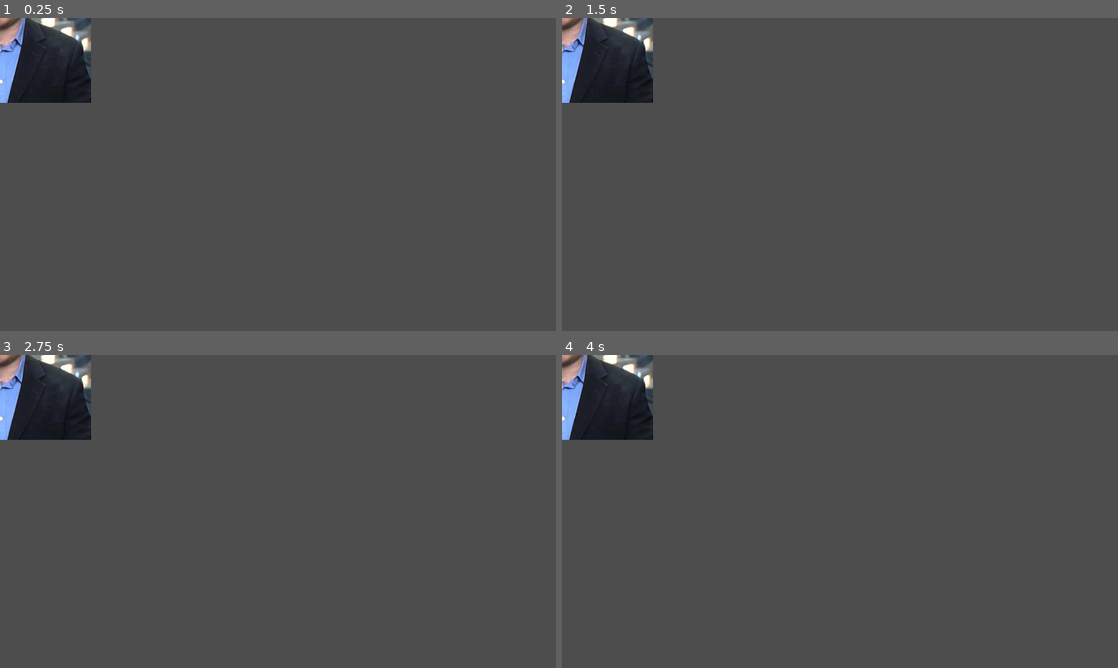
Above: before the commit, frames 1-4 (two rows, left to right).
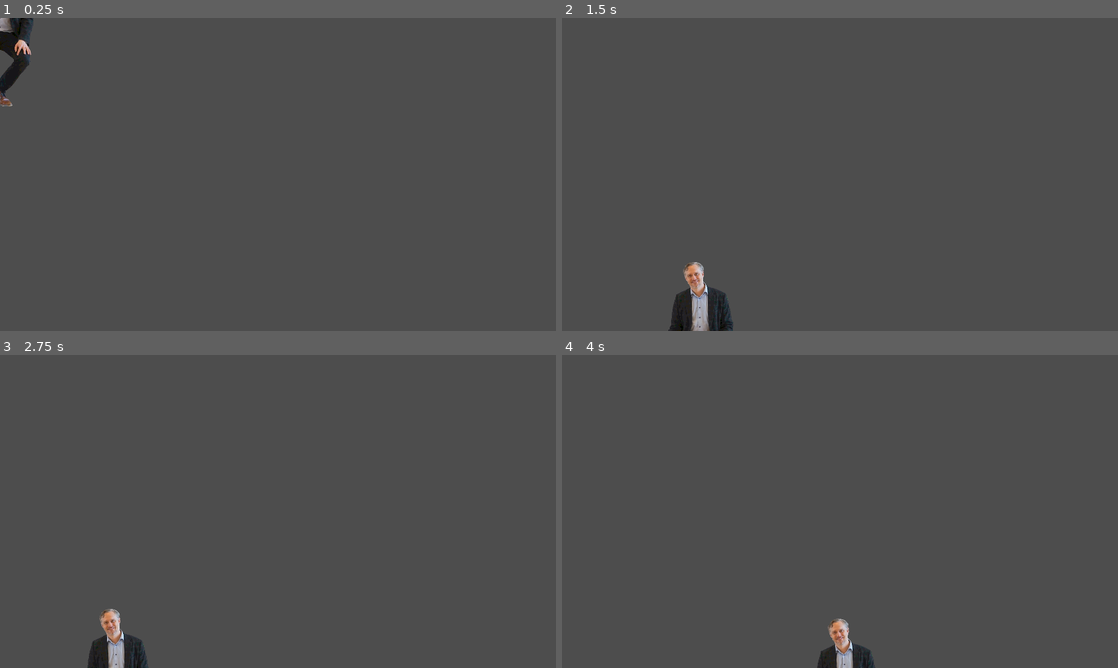
Above: after the commit, the same moments.

Repository: H4TK1D/Eepy-alex
Game: Godot game, scene res://scenes/player.tscn
Two runs of this game, one before a commit and one after it. Both use one fixed random seed, a clock stepped at 60 frames per second and the inputs below. Before the commit the project has no main scene; this scene is started directly in both runs.
Inputs:
- Up to frame 1 (0.25 s): no input
- Up to frame 2 (1.5 s): tap Enter (ui_accept) at 0.5, 0.6, 0.77, 1.07, 1.35 s; hold Right (ui_right) from 0.53 s (still down)
- Up to frame 3 (2.75 s): tap Enter (ui_accept) at 1.52, 1.82, 2.1 s; release Right (ui_right) at 2.03 s; hold Left (ui_left) from 2.03 s (still down)
- Up to frame 4 (4 s): release Left (ui_left) at 2.78 s; hold Right (ui_right) from 2.78 s (still down); tap Enter (ui_accept) at 2.85, 3.02, 3.32, 3.6, 3.77 s

The runs differ from the first frame. In frame 1, 4.0% of the frame differs, in the area x 0-17%, y 0-29%; in frame 2, 5.7%, in the area x 0-31%, y 0-100%; in frame 3, 5.4%; in frame 4, 5.1%.

Commit message:
Create player

Diff:
--- a/project.godot
+++ b/project.godot
@@ -11,6 +11,7 @@
 [application]
 
 config/name="Eepy-alex"
+run/main_scene="res://scenes/player.tscn"
 config/features=PackedStringArray("4.2", "Forward Plus")
 config/icon="res://icon.svg"
 
@@ -21,3 +22,21 @@
 [dotnet]
 
 project/assembly_name="Eepy-alex"
+
+[input]
+
+player_move_right={
+"deadzone": 0.5,
+"events": [Object(InputEventKey,"resource_local_to_scene":false,"resource_name":"","device":0,"window_id":0,"alt_pressed":false,"shift_pressed":false,"ctrl_pressed":false,"meta_pressed":false,"pressed":false,"keycode":0,"physical_keycode":4194321,"key_label":0,"unicode":0,"echo":false,"script":null)
+]
+}
+player_move_left={
+"deadzone": 0.5,
+"events": [Object(InputEventKey,"resource_local_to_scene":false,"resource_name":"","device":0,"window_id":0,"alt_pressed":false,"shift_pressed":false,"ctrl_pressed":false,"meta_pressed":false,"pressed":false,"keycode":0,"physical_keycode":4194319,"key_label":0,"unicode":0,"echo":false,"script":null)
+]
+}
+player_jump={
+"deadzone": 0.5,
+"events": [Object(InputEventKey,"resource_local_to_scene":false,"resource_name":"","device":0,"window_id":0,"alt_pressed":false,"shift_pressed":false,"ctrl_pressed":false,"meta_pressed":false,"pressed":false,"keycode":0,"physical_keycode":32,"key_label":0,"unicode":0,"echo":false,"script":null)
+]
+}
--- a/scenes/player.tscn
+++ b/scenes/player.tscn
@@ -1,30 +1,42 @@
-[gd_scene load_steps=4 format=3 uid="uid://bfdkcsnh3houo"]
+[gd_scene load_steps=6 format=3 uid="uid://b5y2hn22mgyem"]
 
 [ext_resource type="Texture2D" uid="uid://de7xyj2qk6rck" path="res://textures/Dan børgensen.png" id="1_b5v76"]
+[ext_resource type="Script" path="res://scripts/player.gd" id="1_ckfvr"]
 [ext_resource type="Texture2D" uid="uid://ugck1ahdx5ep" path="res://textures/Zoone.png" id="2_uxmpy"]
 
-[sub_resource type="SpriteFrames" id="SpriteFrames_rdibl"]
+[sub_resource type="SpriteFrames" id="SpriteFrames_fylb0"]
 animations = [{
 "frames": [{
-"duration": 1.0,
-"texture": ExtResource("1_b5v76")
-}, {
 "duration": 1.0,
 "texture": ExtResource("2_uxmpy")
 }],
 "loop": true,
 "name": &"idle",
-"speed": 60.0
+"speed": 5.0
 }, {
-"frames": [],
+"frames": [{
+"duration": 1.0,
+"texture": ExtResource("2_uxmpy")
+}, {
+"duration": 1.0,
+"texture": ExtResource("1_b5v76")
+}],
 "loop": true,
 "name": &"walk",
 "speed": 5.0
 }]
 
-[node name="Player" type="Area2D"]
-metadata/_edit_group_ = true
+[sub_resource type="CapsuleShape2D" id="CapsuleShape2D_yxtct"]
+radius = 67.0
+height = 340.0
+
+[node name="CharacterBody2D" type="CharacterBody2D"]
+script = ExtResource("1_ckfvr")
 
 [node name="AnimatedSprite2D" type="AnimatedSprite2D" parent="."]
-sprite_frames = SubResource("SpriteFrames_rdibl")
+scale = Vector2(0.5, 0.5)
+sprite_frames = SubResource("SpriteFrames_fylb0")
 animation = &"idle"
+
+[node name="CollisionShape2D" type="CollisionShape2D" parent="."]
+shape = SubResource("CapsuleShape2D_yxtct")
--- /dev/null
+++ b/scenes/world.tscn
@@ -0,0 +1,25 @@
+[gd_scene load_steps=4 format=3 uid="uid://da52rsv5q4xqx"]
+
+[ext_resource type="Texture2D" uid="uid://de7xyj2qk6rck" path="res://textures/Dan børgensen.png" id="1_mt3pt"]
+[ext_resource type="PackedScene" uid="uid://b5y2hn22mgyem" path="res://scenes/player.tscn" id="2_b8cu7"]
+
+[sub_resource type="RectangleShape2D" id="RectangleShape2D_dbgf7"]
+size = Vector2(376.332, 346.195)
+
+[node name="World" type="Node2D"]
+
+[node name="StaticBody2D" type="StaticBody2D" parent="."]
+position = Vector2(574, 593)
+scale = Vector2(3.01596, 0.262857)
+
+[node name="CollisionShape2D" type="CollisionShape2D" parent="StaticBody2D"]
+position = Vector2(-0.165756, 1.90259)
+shape = SubResource("RectangleShape2D_dbgf7")
+
+[node name="DanBørgensen" type="Sprite2D" parent="StaticBody2D"]
+position = Vector2(-1.98941, 0)
+scale = Vector2(1.10229, 1)
+texture = ExtResource("1_mt3pt")
+
+[node name="CharacterBody2D" parent="." instance=ExtResource("2_b8cu7")]
+position = Vector2(167, 292)
--- /dev/null
+++ b/scripts/player.gd
@@ -0,0 +1,32 @@
+extends CharacterBody2D
+
+
+const SPEED = 300.0
+const JUMP_VELOCITY = -400.0
+var ScreenSize;
+
+# Get the gravity from the project settings to be synced with RigidBody nodes.
+var gravity = ProjectSettings.get_setting("physics/2d/default_gravity")
+
+func _ready():
+	ScreenSize = get_viewport_rect().size
+
+func _physics_process(delta):
+	# Add the gravity.
+	if not is_on_floor():
+		velocity.y += gravity * delta
+
+	# Handle jump.s
+	if Input.is_action_just_pressed("ui_accept") and is_on_floor():
+		velocity.y = JUMP_VELOCITY
+
+	# Get the input direction and handle the movement/deceleration.
+	# As good practice, you should replace UI actions with custom gameplay actions.
+	var direction = Input.get_axis("ui_left", "ui_right")
+	if direction:
+		velocity.x = direction * SPEED
+	else:
+		velocity.x = move_toward(velocity.x, 0, SPEED)
+
+	position = position.clamp(Vector2.ZERO, ScreenSize)
+	move_and_slide()
